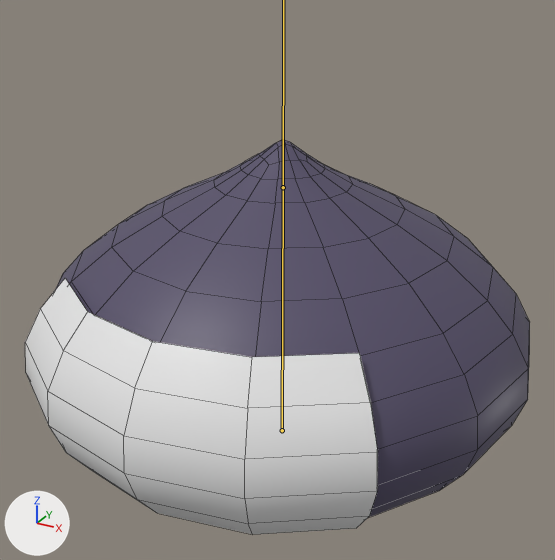
The FBX model Assets/Assets/Animations/Slimes Body/Nightmare/07_Slime_Nightmare_Move.fbx: old version first, new version second.
The view is the same before and after, from a camera (50 mm lens) standing at (0.495, -0.917, 1.181) and looking at (0.003, -0.022, 0.734). Every picture has the same lights, and +X, +Y and +Z are marked at lower left. Both versions are drawn at frame 25 of the action 'Body|BodyAction'; the numbers are the values there. The bones that bend it are drawn over the model as lines. Mesh edges are drawn as thin lines.

Names of what the first picture shows: 'rosto', 'slime'.
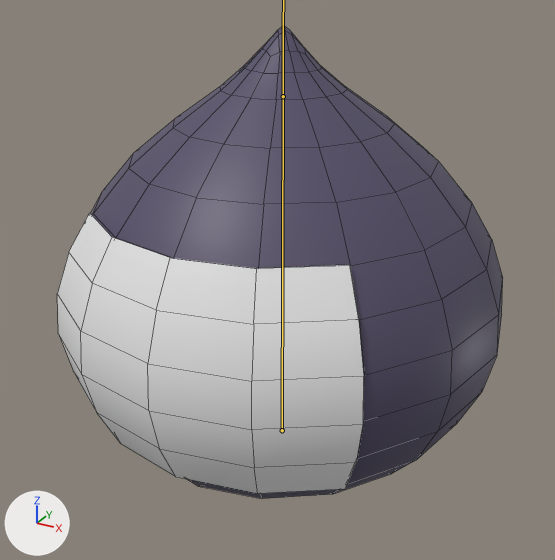
Pixel boxes (x1, y1, x2, y2) of what changed, in the pictures (555 x 560 px):
'slime', posed (13% narrower, 25% taller): before (55, 139, 530, 517); after (91, 26, 503, 499)
'rosto', posed (13% narrower, 10% taller): before (25, 279, 378, 534); after (57, 213, 364, 494)
bone 'ROOT', root to tip: before (282, 430) to (283, 187); after (282, 430) to (283, 96)

The change in detail:
Bone 'ROOT' (bone_root) is rescaled from (1.03, 0.95, 1.03) to (0.9, 1.24, 0.9).
